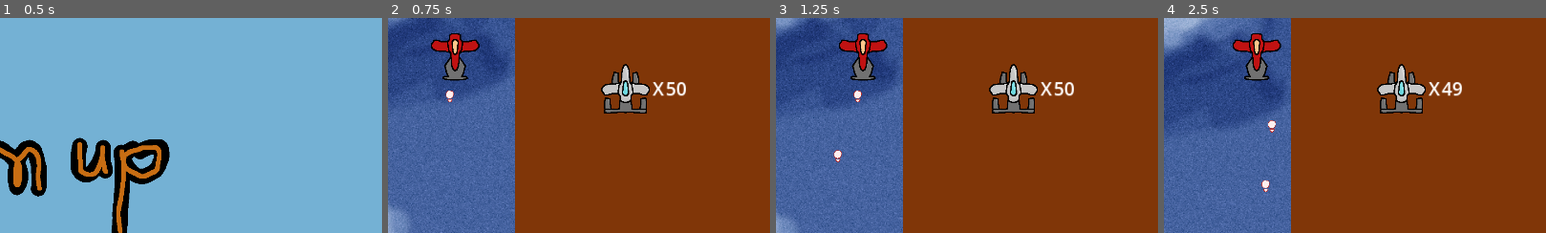
Above: before the commit, frames 1-4 (left to right).
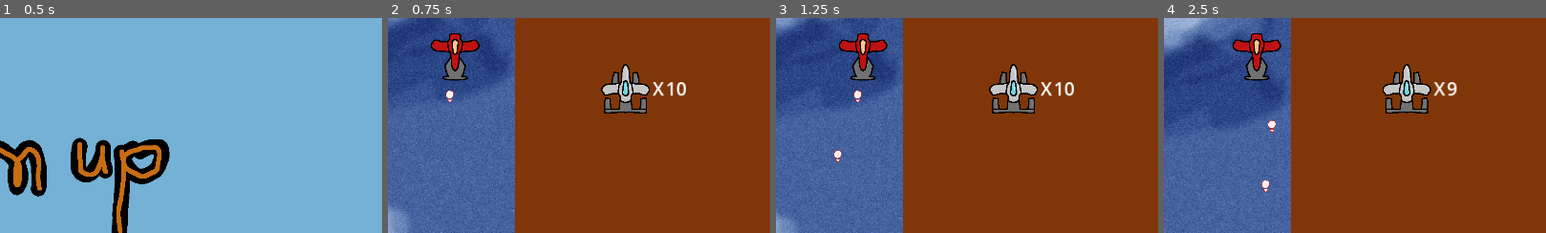
Above: after the commit, the same moments.

Repository: ConradBelaire/Shmup
Game: Godot game, scene res://Scenes/MainMenu.tscn
Two runs of this game, one before a commit and one after it. Both use one fixed random seed, a clock stepped at 60 frames per second and the inputs below.
Inputs:
- Up to frame 1 (0.5 s): no input
- Up to frame 2 (0.75 s): click "Start" at 0.5 s
- Up to frame 3 (1.25 s): no input
- Up to frame 4 (2.5 s): hold J (fire) 1.28-2.03 s; hold W (up) from 1.28 s (still down); tap Shift (slow) at 2.1 s
The pictures show only the part of the screen within x 50-100%, y 3-53%; the shares and areas given below are measured in that part.

Frame 1 is identical in both runs. In frame 2, 0.1% of the frame differs, in the area x 72-76%, y 29-37%; in frame 3, 0.1%; in frame 4, 2.1%, in the area x 55-78%, y 21-45%.

Commit message:
functioning bar

Diff:
--- a/Scenes/Bullet.tscn
+++ b/Scenes/Bullet.tscn
@@ -8,7 +8,7 @@
 [node name="Bullet" type="Area2D" groups=["Bullet"]]
 script = ExtResource("2_c0516")
 
-[node name="Bullet3" type="Sprite2D" parent="."]
+[node name="Sprite" type="Sprite2D" parent="."]
 position = Vector2(0, -4)
 texture = ExtResource("1_5bhxt")
 
--- a/Scenes/Main.tscn
+++ b/Scenes/Main.tscn
@@ -11,7 +11,7 @@
 [node name="Main" type="Node2D"]
 process_mode = 1
 script = ExtResource("1_lbg5x")
-starting_lives = 50
+starting_lives = 10
 
 [node name="Background" type="ParallaxBackground" parent="."]
 scroll_offset = Vector2(0, 10)
--- a/Scenes/UI.tscn
+++ b/Scenes/UI.tscn
@@ -56,9 +56,8 @@
 text = "9"
 label_settings = SubResource("LabelSettings_bo506")
 
-[node name="TextureProgressBar" type="TextureProgressBar" parent="Margin/VBox"]
+[node name="SuperBar" type="TextureProgressBar" parent="Margin/VBox"]
 layout_mode = 2
 texture_under = ExtResource("3_16of0")
 texture_over = ExtResource("4_uay6o")
 texture_progress = ExtResource("5_43jkr")
-texture_progress_offset = Vector2(8, 0)
--- a/Scripts/Bullet.gd
+++ b/Scripts/Bullet.gd
@@ -43,4 +43,5 @@
 func _on_area_entered(area):
 	if area.is_in_group("Enemy"):
 		area._hit()
+		get_parent()._increase_super()
 		queue_free()
--- a/Scripts/Global.gd
+++ b/Scripts/Global.gd
@@ -1,3 +1,6 @@
 extends Node2D
 
 var lives = 3
+
+var super_val = 0
+var super_max = 200
--- a/Scripts/Main.gd
+++ b/Scripts/Main.gd
@@ -9,6 +9,11 @@
 @onready var turkey_enemy_scene = preload("res://Scenes/TurkeyEnemy.tscn")
 
 var game_over = false
+
+func _increase_super():
+	if (Global.super_val < Global.super_max):
+		Global.super_val += 1
+		$UI.super_bar.value = Global.super_val * 100 / Global.super_max
 
 func _handle_update_life():
 	ui.lives_counter.text = str(Global.lives)
--- a/Scripts/UI.gd
+++ b/Scripts/UI.gd
@@ -1,3 +1,4 @@
 extends Control
 
 @onready var lives_counter = $Margin/VBox/Lives/LivesCounter
+@onready var super_bar = $Margin/VBox/SuperBar
